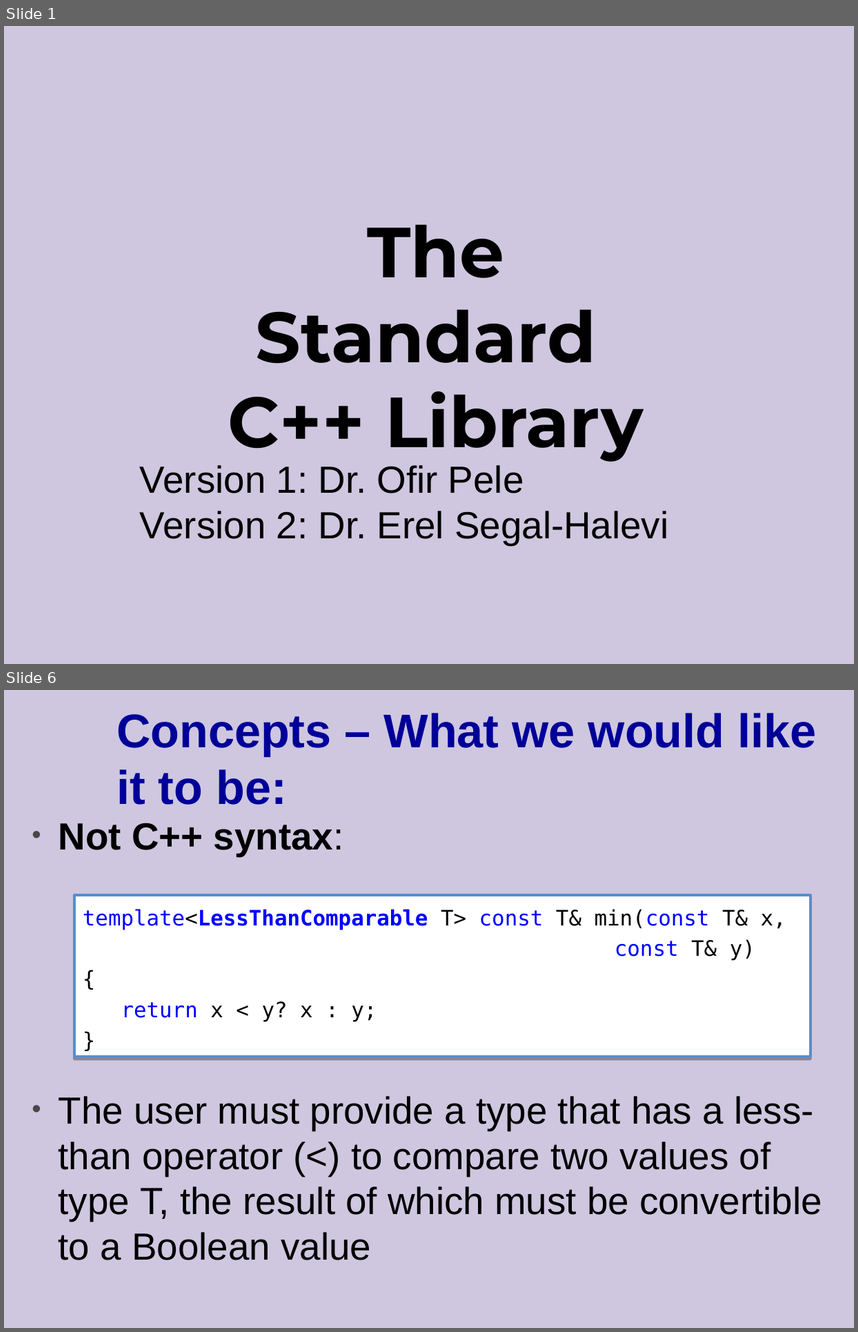
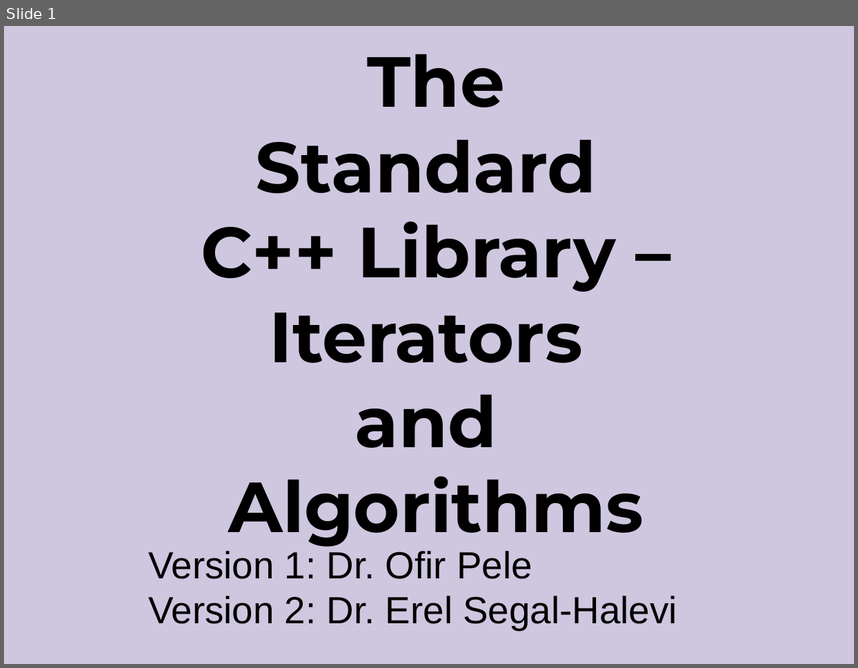
Before and after one commit to cpp-at-ariel/cpp-5778, a slide deck: week11-stl-algorithms/slides.odp. Shown one above the other, each under a label of ours: slides 1 and 6 before the commit, slide 1 after it; the slides between them are not shown. The pictures are 858x1332 and 858x668 pixels, drawn with LibreOffice and Linux fonts; fonts in the diff are those of the drawing. Boxes give left, top, right and bottom in pixels: in the first picture for what was removed or moved away, otherwise in the second. Text is boxed around its words. In the diff, an @@ line names an element or a change of style, - is before the commit and + after.

```diff
--- a/week11-stl-algorithms/slides.odp
+++ b/week11-stl-algorithms/slides.odp
@@ slide 6 removed at [4,690,854,1328], background #CEC7DF @@
@@ title removed at [116,713,816,805] @@
-Concepts – What we would like it to be:
@@ text removed at [59,822,822,1260] @@
-• Not C++ syntax:
-• The user must provide a type that has a less-than operator (<) to compare two values of type T, the result of which must be convertible to a Boolean value
@@ rectangle removed at [74,895,811,1056] @@
-template<LessThanComparable T> const T& min(const T& x,
-const T& y)
-{
-return x < y? x : y;
-}
@@ slide 1 changed as well @@
@@ free "The Standard C++ Library –": place and size @@
-free "The Standard C++ Library –" at [183,159,689,423]
+free "The Standard C++ Library –" at [183,74,689,508]
@@ text in free at [201,54,644,546]: text changed @@
-The Standard
-C++ Library
+The Standard
+C++ Library –
+Iterators
+and
+Algorithms
@@ text "Version 1: Dr. Ofir Pele": place and size @@
-text "Version 1: Dr. Ofir Pele" at [140,465,668,545]
+text "Version 1: Dr. Ofir Pele" at [148,550,677,630]
```
Also in this commit, not shown: 44 other slides removed, 15 other files.
